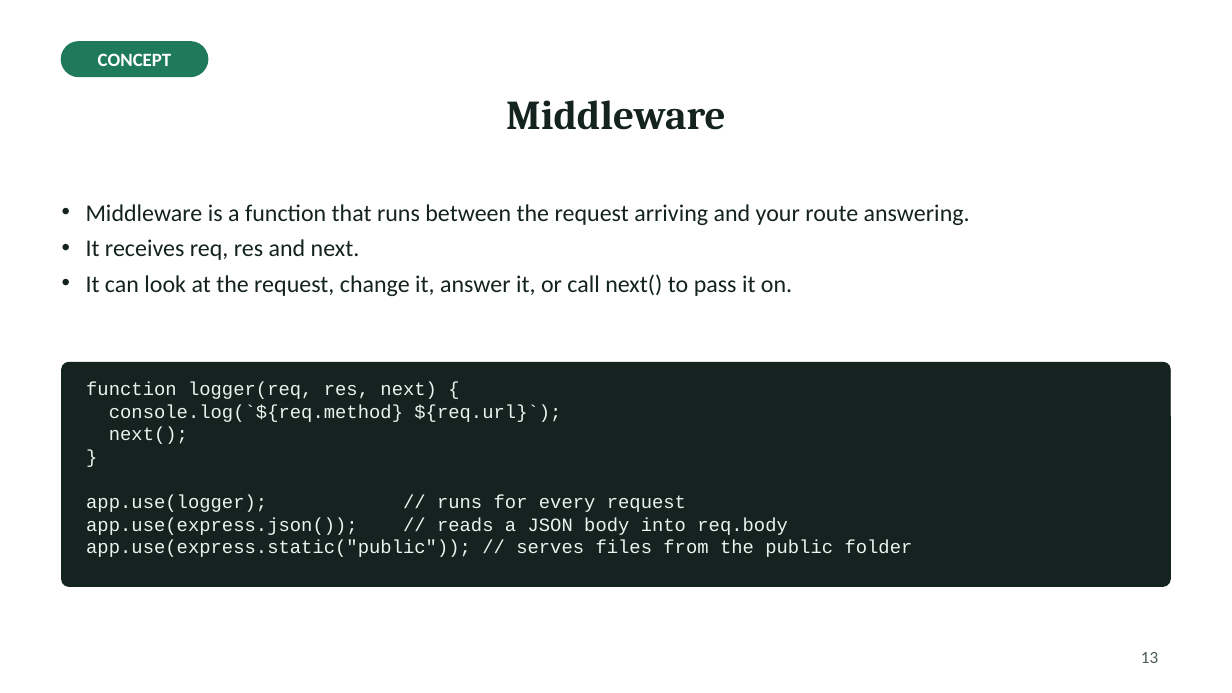
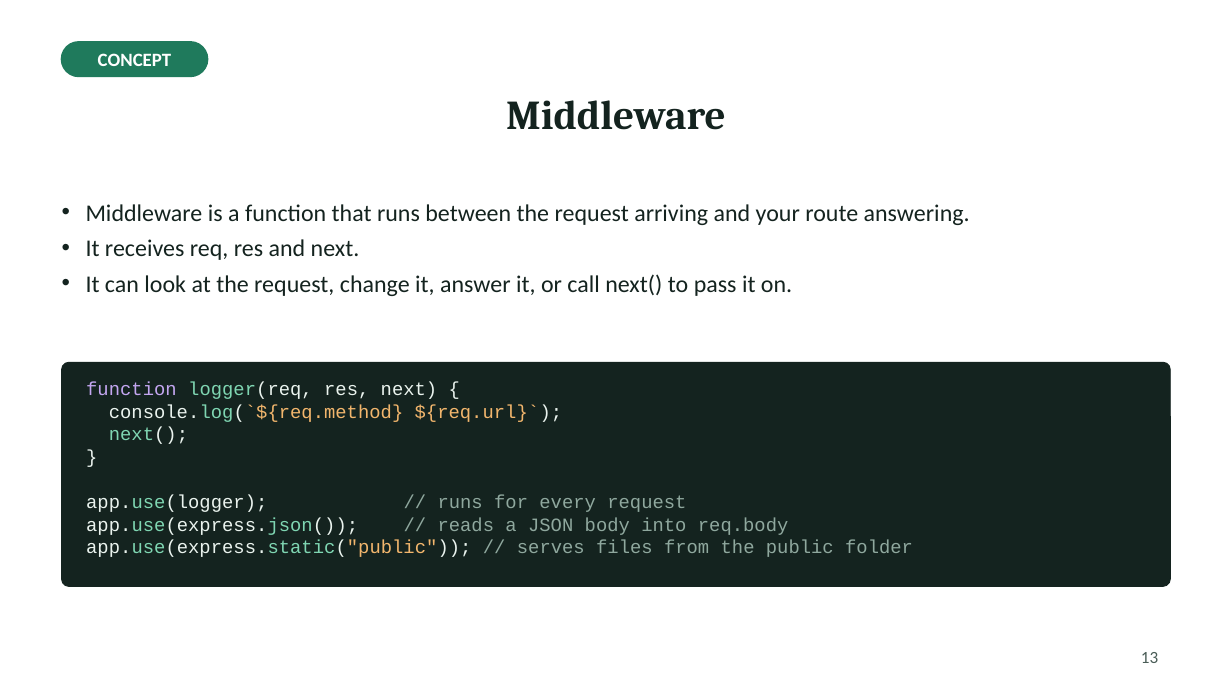
Before and after one commit to Haydzz9/sae104-site, a slide deck: slide 13 of downloads/lecture/Week_06_Lecture_Express_routing_middleware_and_REST.pptx. Drawn at 1232x693 pixels with LibreOffice and Linux fonts; fonts in the diff are those of the drawing. Boxes give left, top, right and bottom in pixels: in the first picture for what was removed or moved away, otherwise in the second. Text is boxed around its words. In the diff, an @@ line names an element or a change of style, - is before the commit and + after.

```diff
--- a/downloads/lecture/Week_06_Lecture_Express_routing_middleware_and_REST.pptx
+++ b/downloads/lecture/Week_06_Lecture_Express_routing_middleware_and_REST.pptx
@@ text at (x1=86, y1=382, x2=913, y2=557): text colour #EAF3EE to #C3A6F0 in "function"; text colour #EAF3EE to #7FD6B2 in "logger(req,", "console.log(`${req.method}", "next();", "app.use(logger);" and 2 more places; text colour #EAF3EE to #F2B66D in "console.log(`${req.method} ${req.url}`);", "app.use(express.static("public"));"; text colour #EAF3EE to #8FA89E in "// runs for every request", "// reads a JSON body into req.body", "// serves files from the public folder" @@
```
Also in this commit, not shown: 20 other slides changed, 21 other files.
